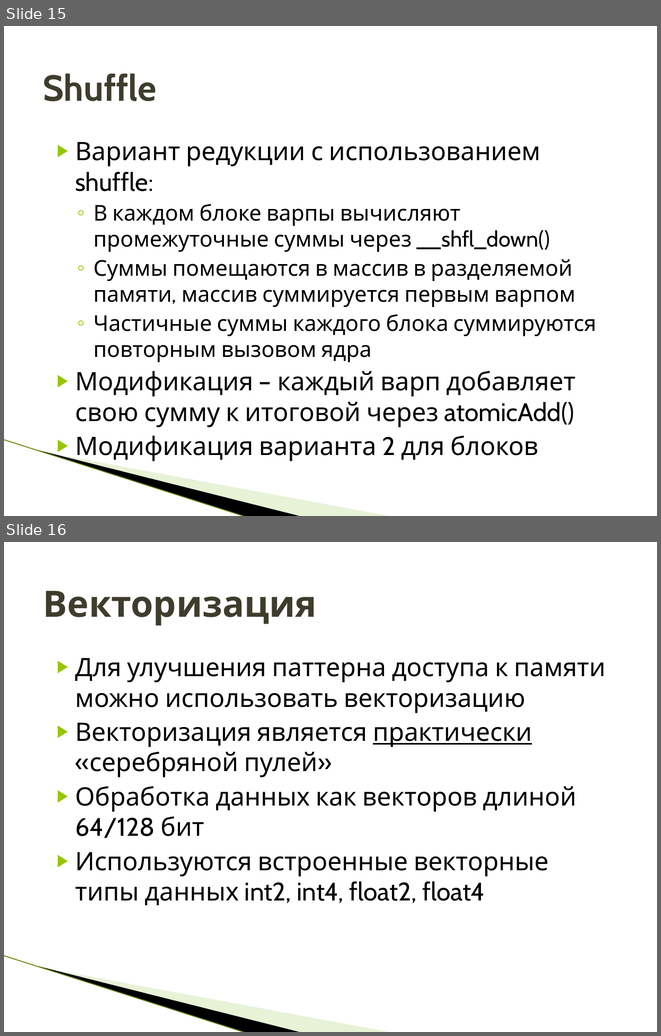
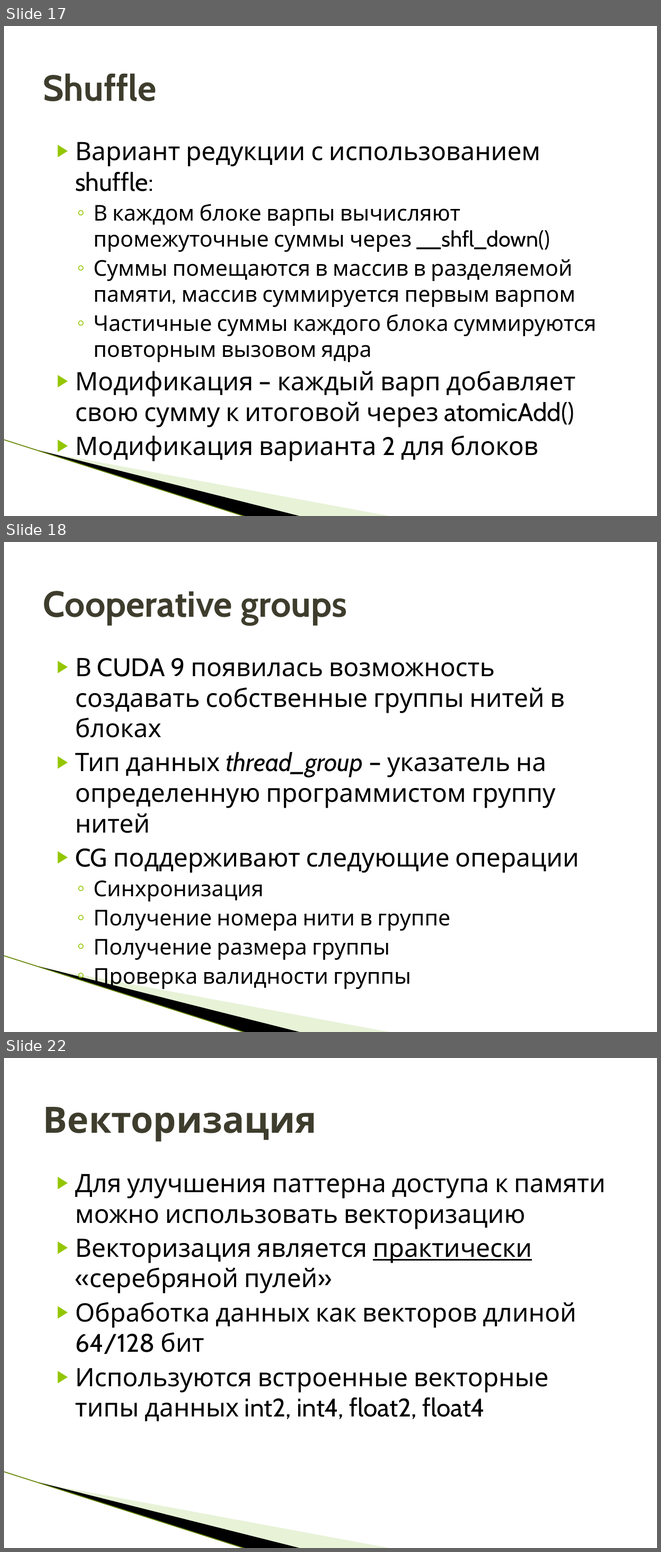
Before and after one commit to HPC-lab-ITIS/CUDA, a slide deck: materials/lec_3/lec_3.pptx. Shown one above the other, each under a label of ours: slides 15 and 16 before the commit, slides 17, 18 and 22 after it; the slides between them are not shown. The pictures are 661x1036 and 661x1552 pixels, drawn with LibreOffice and Linux fonts; fonts in the diff are those of the drawing; background and template pictures are left out. Boxes give left, top, right and bottom in pixels: in the first picture for what was removed or moved away, otherwise in the second. Text is boxed around its words. In the diff, an @@ line names an element or a change of style, - is before the commit and + after.

```diff
--- a/materials/lec_3/lec_3.pptx
+++ b/materials/lec_3/lec_3.pptx
@@ slide 18 added at [4, 542, 657, 1032], background #FFFFFF; not listed: 3 template elements that a slide beside it also shows @@
@@ title added at [43, 591, 347, 625], 40 pt, text #3E3D2D, bold @@
+Cooperative groups
@@ text added at [75, 658, 579, 960], 28 pt, text #000000 @@
+▶ В CUDA 9 появилась возможность создавать собственные группы нитей в блоках
+▶ Тип данных thread_group – указатель на определенную программистом группу нитей
+▶ CG поддерживают следующие операции
+  ◦ Синхронизация
+  ◦ Получение номера нити в группе
+  ◦ Получение размера группы
+  ◦ Проверка валидности группы
@@ what was slide 15 is now slide 17 @@
@@ what was slide 16 is now slide 22 @@
```
Also in this commit, not shown: 5 other slides added.
